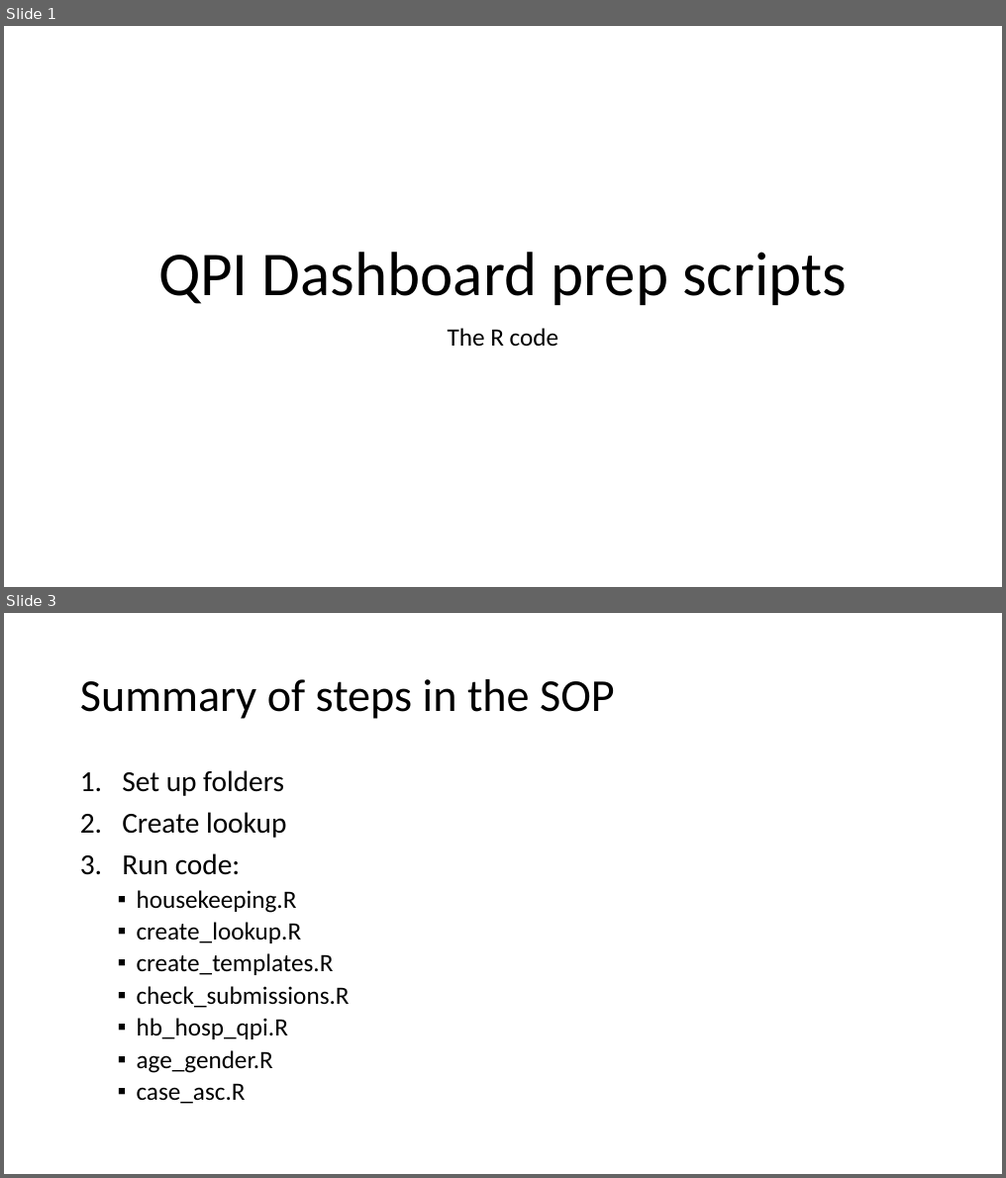
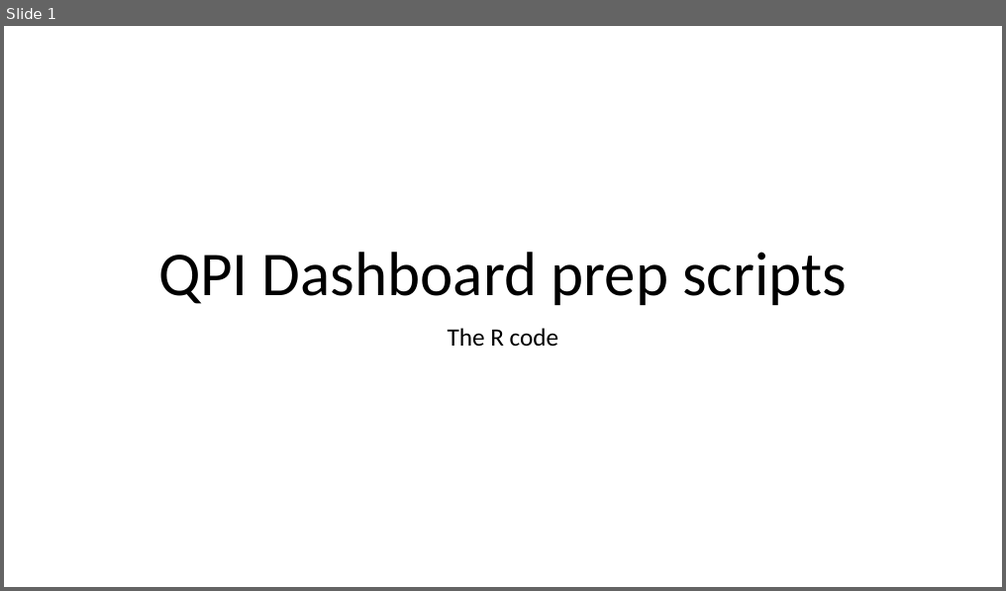
Before and after one commit to Public-Health-Scotland/qpi-dashboard, a slide deck: docs/QPI_dashboard_scripts_workflow.pptx. Shown one above the other, each under a label of ours: slides 1 and 3 before the commit, slide 1 after it; the slides between them are not shown. The pictures are 1006x1178 and 1006x591 pixels, drawn with LibreOffice and Linux fonts; fonts in the diff are those of the drawing. Boxes give left, top, right and bottom in pixels: in the first picture for what was removed or moved away, otherwise in the second. Text is boxed around its words. In the diff, an @@ line names an element or a change of style, - is before the commit and + after.

```diff
--- a/docs/QPI_dashboard_scripts_workflow.pptx
+++ b/docs/QPI_dashboard_scripts_workflow.pptx
@@ slide 3 removed at [4, 613, 1002, 1174], background #FFFFFF @@
@@ title removed at [80, 679, 615, 719] @@
-Summary of steps in the SOP
@@ text removed at [122, 770, 350, 1104] @@
-1. Set up folders
-2. Create lookup
-3. Run code:
-  ▪ housekeeping.R
-  ▪ create_lookup.R
-  ▪ create_templates.R
-  ▪ check_submissions.R
-  ▪ hb_hosp_qpi.R
-  ▪ age_gender.R
-  ▪ case_asc.R
```
Also in this commit, not shown: 3 slides changed, 1 other file.
